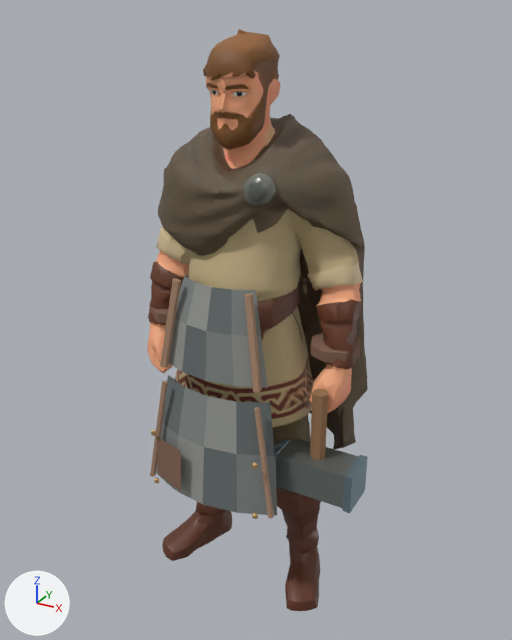
The glTF model assets/models/characters/studio-high/Blacksmith.glb: old version first, new version second.
Rendered twice from a camera (50 mm lens) standing at (1.063, -1.91, 1.005) and looking at (0.029, -0.03, 0.065). The axes (+X, +Y, +Z) are drawn at lower left. The lights are the same throughout. The picture after the commit comes second. Vertices at exactly the same position are counted once.

The first picture shows 'Accessory_Blacksmith_Chest', 'Accessory_Blacksmith_LeftArm', 'Accessory_Blacksmith_RightArm', 'Accessory_Blacksmith_RightElbow', 'Accessory_Blacksmith_WalkRoot', 'Mesh_0'.
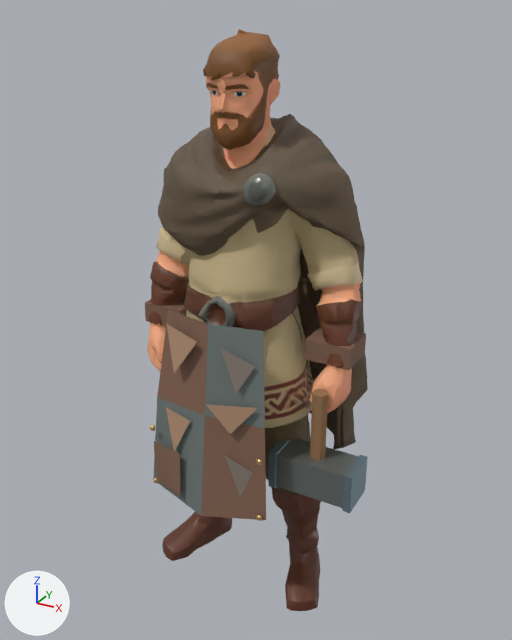
The edits, one by one:
Material 'Accessory cloth_dark' (mat_accessory_cloth_dark) is new.
Its base color is (0.15, 0.18, 0.17) (grey #6c7673).
Its roughness is 0.8.
Material 'Accessory fur' (mat_accessory_fur) is new.
Its base color is (0.24, 0.2, 0.17) (grey #867c73).
Its roughness is 0.8.
me_blacksmith_leftarm_accessories is used by ob_accessory_blacksmith_leftarm; location (-0.31, 0.0, 0.32).
me_blacksmith_leftarm_accessories had 23 vertices, 40 faces and spanned x -0.082..0.082, y -0.107..0.067, z -0.325..-0.255.
me_blacksmith_leftarm_accessories now has 8 vertices, 12 faces and spans x -0.075..0.075, y -0.085..0.045, z -0.325..-0.255.
me_blacksmith_leftarm_accessories part 1: the whole mesh is rebuilt.
me_blacksmith_rightarm_accessories is used by ob_accessory_blacksmith_rightarm; location (0.31, 0.0, 0.32).
me_blacksmith_rightarm_accessories had 23 vertices, 40 faces and spanned x -0.082..0.082, y -0.107..0.067, z -0.325..-0.255.
me_blacksmith_rightarm_accessories now has 8 vertices, 12 faces and spans x -0.075..0.075, y -0.085..0.045, z -0.325..-0.255.
me_blacksmith_rightarm_accessories part 2: the whole mesh is rebuilt.
me_blacksmith_walkroot_accessories is used by ob_accessory_blacksmith_walkroot; location (0.0, 0.0, 0.0).
me_blacksmith_walkroot_accessories had 99 vertices, 154 faces and spanned x -0.24..0.24, y -0.36..-0.232, z -0.48..-0.098.
me_blacksmith_walkroot_accessories no longer uses material mat_accessory_garment_dark (dark grey #656c6c).
me_blacksmith_walkroot_accessories no longer uses material mat_accessory_garment (grey #7e8481).
me_blacksmith_walkroot_accessories no longer uses material mat_accessory_garment_light (grey #939590).
me_blacksmith_walkroot_accessories now has 84 vertices, 111 faces and spans x -0.22..0.22, y -0.35..-0.24, z -0.52..0.14.
me_blacksmith_walkroot_accessories part 3: the loose piece of 14 vertices spanning x -0.2..-0.18, y -0.336..-0.324, z -0.282..-0.258 is moved by (-0.01, 0.01, 0.01).
me_blacksmith_walkroot_accessories part 4: the loose piece of 14 vertices spanning x 0.18..0.2, y -0.336..-0.324, z -0.282..-0.258 is moved by (0.01, 0.01, 0.01).
me_blacksmith_walkroot_accessories part 5: the loose piece of 14 vertices spanning x 0.18..0.2, y -0.336..-0.324, z -0.472..-0.448 is moved by (0.01, 0.01, -0.01).
me_blacksmith_walkroot_accessories part 6: the loose piece of 15 vertices spanning x -0.24..0.24, y -0.34..-0.232, z -0.48..-0.1 is rebuilt with 9 vertices and now spans x -0.22..0.22, y -0.35..-0.24, z -0.52..0.14.
me_blacksmith_walkroot_accessories part 7: the loose piece of 4 vertices spanning x -0.19..-0.07, y -0.36..-0.315, z -0.44..-0.29 is rebuilt with 4 vertices and now spans x -0.2..-0.08, y -0.35..-0.32, z -0.47..-0.31.
me_blacksmith_walkroot_accessories part 8: the loose piece of 12 vertices spanning x -0.24..-0.162, y -0.309..-0.271, z -0.472..-0.098 is deleted.
me_blacksmith_walkroot_accessories part 9: the loose piece of 12 vertices spanning x 0.16..0.238, y -0.309..-0.271, z -0.472..-0.098 is deleted.
me_blacksmith_walkroot_accessories part 10: 15 vertices added at x -0.16..0.18, y -0.331..-0.267, z -0.42..0.105.
Other edits to the shape of me_blacksmith_walkroot_accessories do not show in these pictures.
me_blacksmith_walkroot_accessories gains material mat_accessory_cloth_dark (grey #6c7673).
me_blacksmith_walkroot_accessories gains material mat_accessory_fur (grey #867c73).
Object 'Accessory_Blacksmith_Chest' (ob_accessory_blacksmith_chest) is deleted.

What differs and where, as boxes [x1, y1, x2, y2] in the pictures (512 x 640 px; the box of a moved part takes in the faces that stretch with it):
'Accessory_Blacksmith_WalkRoot', reshaped (9% narrower, 46% taller)
    before: [150, 375, 277, 519]
    after: [150, 310, 266, 521]
'Accessory_Blacksmith_Chest', deleted
    before: [160, 276, 268, 392]
    faces in mat_accessory_garment (grey #7e8481): [176, 276, 261, 386]
    faces in mat_accessory_garment_light (grey #939590): [169, 283, 268, 388]
    faces in mat_accessory_garment_dark (dark grey #656c6c): [182, 287, 232, 380]
    faces in mat_accessory_leather_light (beige #ac896f): [160, 279, 262, 392]
'Accessory_Blacksmith_RightArm', reshaped (22% wider, 38% taller)
    before: [311, 332, 361, 363]
    after: [305, 327, 366, 370]
'Accessory_Blacksmith_LeftArm', reshaped
    before: [149, 307, 168, 323]
    after: [145, 295, 187, 326]
part 3 of me_blacksmith_walkroot_accessories, moved or reshaped
    before: [151, 430, 156, 436]
    after: [150, 425, 155, 431]
part 4 of me_blacksmith_walkroot_accessories, moved or reshaped
    before: [252, 462, 258, 469]
    after: [256, 459, 262, 465]
part 5 of me_blacksmith_walkroot_accessories, moved or reshaped
    before: [252, 513, 258, 519]
    after: [256, 515, 262, 521]
part 6 of me_blacksmith_walkroot_accessories, rebuilt (7% narrower, 50% taller)
    before: [156, 375, 277, 515]
    after: [153, 310, 266, 520]
part 7 of me_blacksmith_walkroot_accessories, rebuilt (8% wider)
    before: [157, 436, 181, 491]
    after: [154, 441, 180, 496]
part 8 of me_blacksmith_walkroot_accessories, deleted (beige)
    before: [150, 381, 168, 477]
part 9 of me_blacksmith_walkroot_accessories, deleted (beige)
    before: [254, 407, 274, 518]
part 10 of me_blacksmith_walkroot_accessories, added
    after: [166, 323, 258, 495]
